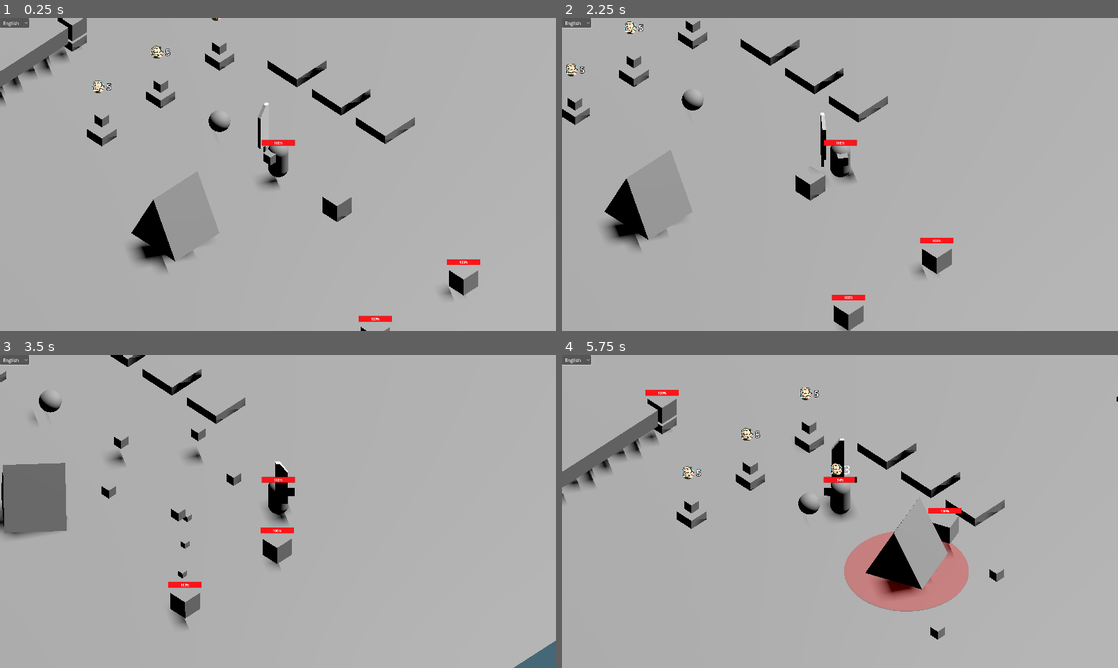
Above: before the commit, frames 1-4 (two rows, left to right).
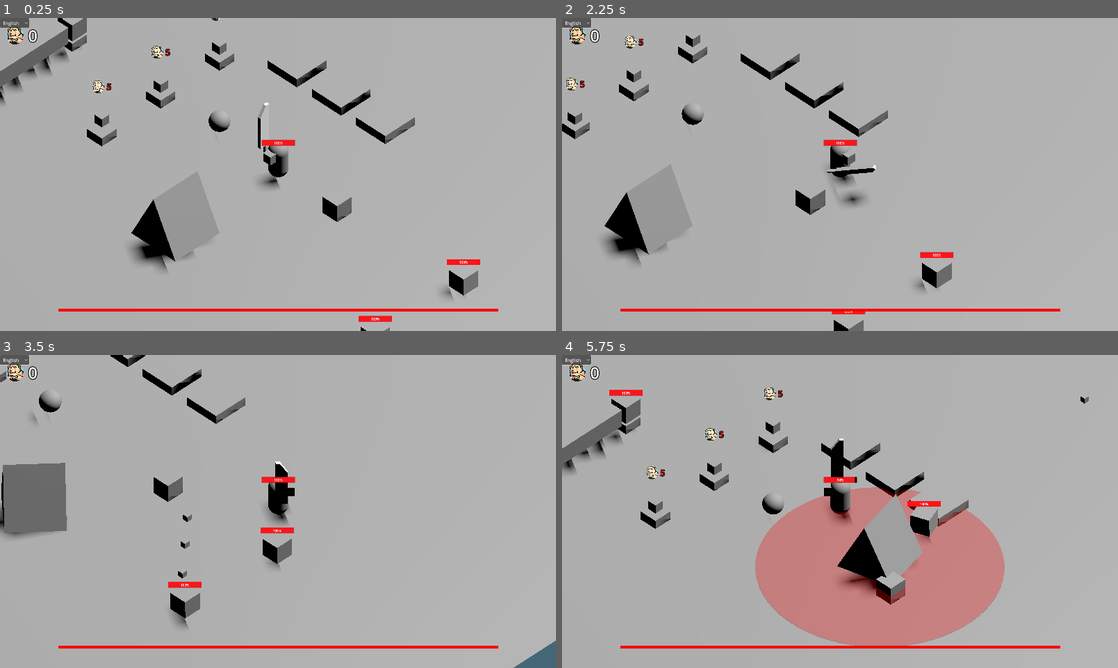
Above: after the commit, the same moments.

Repository: Scrawach/cybertale
Game: Godot game, scene res://root.tscn
The game is run twice, just before and just after one commit, with the same random seed, the same clock (stepped at 60 frames per second) and the same inputs.
Inputs (mouse positions are in pixels of both pictures, inside the frame that each line leads up to):
- Up to frame 1 (0.25 s): no input
- Up to frame 2 (2.25 s): click "English" at 0.5 s; move the mouse to (962, 158) at 1.27 s; hold D (move_right) 1.28-2.03 s; click (962, 158) at 1.35 s; tap L (alt_attack, bound only after the commit) at 1.55, 2.1 s; move the mouse to (728, 190) at 2.02 s; hold S (move_backward) from 2.03 s (still down)
- Up to frame 3 (3.5 s): click (166, 527) at 2.3 s; move the mouse to (333, 442) at 2.77 s; release S (move_backward) at 2.78 s; hold D (move_right) from 2.78 s (still down); click (333, 442) at 2.85 s; tap L (alt_attack, bound only after the commit) at 3.05 s
- Up to frame 4 (5.75 s): move the mouse to (812, 574) at 3.52 s; release D (move_right) at 3.53 s; hold W (move_forward) 3.53-4.28 s; tap Space (dash) at 3.6 s; click (812, 574) at 3.8 s; move the mouse to (1006, 558) at 4.27 s; hold E (interact) 4.28-5.03 s; hold A (move_left) from 4.28 s (still down); tap L (alt_attack, bound only after the commit) at 4.55, 5.1 s; move the mouse to (673, 464) at 5.02 s; click (673, 464) at 5.3 s

The runs differ from the first frame. In frame 1, 0.9% of the frame differs, in the area x 1-90%, y 2-94%; in frame 2, 7.2%; in frame 3, 1.7%; in frame 4, 22%, in the area x 0-100%, y 2-94%.

Commit message:
feature: polish for shop, make boss deadable, add alt attack with L button

Diff:
--- a/src/gameplay/enemies/boss/boss.tscn
+++ b/src/gameplay/enemies/boss/boss.tscn
@@ -8,6 +8,8 @@
 [ext_resource type="PackedScene" uid="uid://tvgmq41j3lhy" path="res://gameplay/enemies/boss/bombs/boss_bomb.tscn" id="6_gq7ic"]
 [ext_resource type="Script" uid="uid://davywyg5lnttl" path="res://gameplay/enemies/boss/stages/boss_waiting.gd" id="6_s2xka"]
 [ext_resource type="Script" uid="uid://d35kd0bck3s7d" path="res://gameplay/common/damage.gd" id="7_s2xka"]
+[ext_resource type="Script" uid="uid://ku7uo0oubavo" path="res://gameplay/enemies/boss/hud/boss_hud.gd" id="9_j0e7c"]
+[ext_resource type="Script" uid="uid://dkkhphqh8vkxx" path="res://gameplay/common/death.gd" id="10_2q0ix"]
 
 [sub_resource type="SphereShape3D" id="SphereShape3D_gd4vy"]
 radius = 2.5
@@ -22,13 +24,19 @@
 radius = 6.0
 
 [sub_resource type="SphereMesh" id="SphereMesh_gq7ic"]
-radius = 3.0
+radius = 6.0
 
 [sub_resource type="StandardMaterial3D" id="StandardMaterial3D_j0e7c"]
 transparency = 1
 diffuse_mode = 3
 specular_mode = 1
 albedo_color = Color(1, 0, 0, 0.278431)
+
+[sub_resource type="StyleBoxFlat" id="StyleBoxFlat_j0e7c"]
+bg_color = Color(0.0768358, 0.0768358, 0.0768358, 1)
+
+[sub_resource type="StyleBoxFlat" id="StyleBoxFlat_2q0ix"]
+bg_color = Color(0.964706, 0, 0, 1)
 
 [node name="Boss" type="CharacterBody3D"]
 script = ExtResource("1_sjs6l")
@@ -104,3 +112,34 @@
 visible = false
 mesh = SubResource("SphereMesh_gq7ic")
 surface_material_override/0 = SubResource("StandardMaterial3D_j0e7c")
+
+[node name="CanvasLayer" type="CanvasLayer" parent="."]
+
+[node name="MarginContainer" type="MarginContainer" parent="CanvasLayer" node_paths=PackedStringArray("health")]
+anchors_preset = 12
+anchor_top = 1.0
+anchor_right = 1.0
+anchor_bottom = 1.0
+offset_top = -77.0
+grow_horizontal = 2
+grow_vertical = 0
+theme_override_constants/margin_left = 200
+theme_override_constants/margin_right = 200
+theme_override_constants/margin_bottom = 50
+script = ExtResource("9_j0e7c")
+health = NodePath("../../Health")
+
+[node name="ProgressBar" type="ProgressBar" parent="CanvasLayer/MarginContainer"]
+custom_minimum_size = Vector2(0, 10)
+layout_mode = 2
+theme_override_styles/background = SubResource("StyleBoxFlat_j0e7c")
+theme_override_styles/fill = SubResource("StyleBoxFlat_2q0ix")
+max_value = 200.0
+value = 100.0
+show_percentage = false
+
+[node name="Death" type="Node" parent="." node_paths=PackedStringArray("health", "body")]
+script = ExtResource("10_2q0ix")
+health = NodePath("../Health")
+body = NodePath("..")
+metadata/_custom_type_script = "uid://dkkhphqh8vkxx"
--- /dev/null
+++ b/src/gameplay/enemies/boss/hud/boss_hud.gd
@@ -0,0 +1,14 @@
+class_name BossHud
+extends Node
+
+@export var health: Health
+
+@onready var health_bar: ProgressBar = $ProgressBar
+
+func _ready() -> void:
+	health.changed.connect(_on_health_changed)
+	_on_health_changed(health)
+
+func _on_health_changed(changed_health: Health) -> void:
+	health_bar.value = changed_health.value
+	health_bar.max_value = changed_health.max_value
--- a/src/gameplay/environment/world_space_tooltip.gd
+++ b/src/gameplay/environment/world_space_tooltip.gd
@@ -1,7 +1,11 @@
 class_name WorldSpaceTooltip
 extends Node3D
 
+@export var initial_text: String
 @onready var label: Label = %Label
+
+func _ready() -> void:
+	label.text = initial_text
 
 func setup(text: String) -> void:
 	label.text = text
--- a/src/gameplay/hero/hero.gd
+++ b/src/gameplay/hero/hero.gd
@@ -25,6 +25,9 @@
 	if Input.is_action_just_pressed("attack") and attack_cooldown.is_stopped():
 		_attack_process()
 
+	if Input.is_action_just_pressed("alt_attack") and attack_cooldown.is_stopped():
+		_alt_attack_process()
+
 	if is_attack_processing:
 		return
 
@@ -49,15 +52,17 @@
 	velocity = movement_input * movement_speed
 	move_and_slide()
 
-func _attack_process() -> void:
-	rotate_to_cursor()
-
+func _alt_attack_process() -> void:
 	weapon_animation.play("attack")
 	attack_cooldown.start()
 	is_attack_processing = true
 	await get_tree().create_timer(0.2).timeout
 	is_attack_processing = false
 	weapon_animation.play("idle")
+
+func _attack_process() -> void:
+	rotate_to_cursor()
+	_alt_attack_process()
 
 func rotate_to_cursor() -> void:
 	var view_point: Vector3 = camera.get_mouse_position_in_world_3d()
--- a/src/gameplay/hero/hero.tscn
+++ b/src/gameplay/hero/hero.tscn
@@ -7,6 +7,9 @@
 [ext_resource type="Script" uid="uid://ckv3rciqqcvnf" path="res://gameplay/hero/inventory.gd" id="5_lkv0r"]
 [ext_resource type="PackedScene" uid="uid://byeax7q50kuds" path="res://gameplay/hero/coint_pickup_ui.tscn" id="6_drp30"]
 [ext_resource type="PackedScene" uid="uid://dlm44l7nqss2b" path="res://gameplay/hero/blocking_sword.glb" id="7_ygv0y"]
+[ext_resource type="Texture2D" uid="uid://j4k0h7ijwbpb" path="res://icon.png" id="8_7k05w"]
+[ext_resource type="Script" uid="uid://clqb565wykfwe" path="res://gameplay/hero/hud/hero_hud.gd" id="8_60bh5"]
+[ext_resource type="Theme" uid="uid://coopdw151wixp" path="res://themes/base_theme.tres" id="9_60bh5"]
 
 [sub_resource type="CapsuleShape3D" id="CapsuleShape3D_pq8q7"]
 
@@ -264,4 +267,44 @@
 visible = false
 mesh = SubResource("SphereMesh_ftbyr")
 
+[node name="CanvasLayer" type="CanvasLayer" parent="."]
+
+[node name="Hero HUD" type="Control" parent="CanvasLayer" node_paths=PackedStringArray("inventory")]
+layout_mode = 3
+anchors_preset = 15
+anchor_right = 1.0
+anchor_bottom = 1.0
+grow_horizontal = 2
+grow_vertical = 2
+mouse_filter = 1
+script = ExtResource("8_60bh5")
+inventory = NodePath("../../Inventory")
+
+[node name="MarginContainer" type="MarginContainer" parent="CanvasLayer/Hero HUD"]
+layout_mode = 0
+offset_right = 40.0
+offset_bottom = 40.0
+theme_override_constants/margin_left = 20
+theme_override_constants/margin_top = 20
+theme_override_constants/margin_right = 20
+theme_override_constants/margin_bottom = 20
+
+[node name="HBoxContainer" type="HBoxContainer" parent="CanvasLayer/Hero HUD/MarginContainer"]
+layout_mode = 2
+theme_override_constants/separation = 15
+
+[node name="TextureRect" type="TextureRect" parent="CanvasLayer/Hero HUD/MarginContainer/HBoxContainer"]
+custom_minimum_size = Vector2(60, 60)
+layout_mode = 2
+texture = ExtResource("8_7k05w")
+expand_mode = 1
+stretch_mode = 5
+
+[node name="Label" type="Label" parent="CanvasLayer/Hero HUD/MarginContainer/HBoxContainer"]
+layout_mode = 2
+theme = ExtResource("9_60bh5")
+theme_override_constants/outline_size = 10
+theme_override_font_sizes/font_size = 56
+text = "100"
+
 [connection signal="area_entered" from="Hitbox" to="." method="_on_hitbox_area_entered"]
--- /dev/null
+++ b/src/gameplay/hero/hud/hero_hud.gd
@@ -0,0 +1,13 @@
+class_name HeroHUD
+extends Control
+
+@export var inventory: Inventory
+
+@onready var coins: Label = $MarginContainer/HBoxContainer/Label
+
+func _ready() -> void:
+	inventory.coins_changed.connect(_on_coins_changed)
+	_on_coins_changed(inventory.value)
+
+func _on_coins_changed(value: int) -> void:
+	coins.text = str(value)
--- /dev/null
+++ b/src/gameplay/shop/shop.gd
@@ -0,0 +1,19 @@
+class_name Shop
+extends Node3D
+
+@export var hero: Hero
+
+func _ready() -> void:
+	initialize(hero)
+
+func initialize(hero: Hero) -> void:
+	hero.inventory.coins_changed.connect(_on_coins_changed)
+	for child in get_children():
+		if child is ShopItemPlace:
+			child.initialize()
+			child.paint_price(hero.inventory.value)
+
+func _on_coins_changed(coins: int) -> void:
+	for child in get_children():
+		if child is ShopItemPlace:
+			child.paint_price(coins)
--- a/src/gameplay/shop/shop.tscn
+++ b/src/gameplay/shop/shop.tscn
@@ -1,8 +1,10 @@
-[gd_scene load_steps=2 format=3 uid="uid://b8w8vh6038ft0"]
+[gd_scene load_steps=3 format=3 uid="uid://b8w8vh6038ft0"]
 
 [ext_resource type="PackedScene" uid="uid://dxa4qw700f0gr" path="res://gameplay/shop/shop_item_place.tscn" id="1_4byi3"]
+[ext_resource type="Script" uid="uid://dv7l3q1w4kjre" path="res://gameplay/shop/shop.gd" id="1_ufn31"]
 
 [node name="Shop" type="Node3D"]
+script = ExtResource("1_ufn31")
 
 [node name="Shop Item Place" parent="." instance=ExtResource("1_4byi3")]
 transform = Transform3D(1, 0, 0, 0, 1, 0, 0, 0, 1, 0, 0, -4)
--- a/src/gameplay/shop/shop_item_place.gd
+++ b/src/gameplay/shop/shop_item_place.gd
@@ -3,26 +3,31 @@
 
 @export var item: ShopItemResource
 
+@export var not_enough_label_color: Color
+
 @onready var item_view: Node3D = $Item
 @onready var collision: CollisionShape3D = %CollisionShape3D
 @onready var tooltip: WorldSpaceTooltip = $Item/WorldSpaceTooltip
 @onready var price_tooltip: WorldSpaceTooltip = $"Item/Price Tooltip"
+@onready var price_label: Label = %Label
 @onready var buy_tooltip: WorldSpaceTooltip = $"Item/Buy Tooltip"
 
 var target: Hero
-
-func _ready() -> void:
-	initialize()
 
 func initialize() -> void:
 	var view: Node3D = item.view.instantiate()
 	item_view.add_child(view)
 	setup_tooltips()
 
+func paint_price(coins: int) -> void:
+	if item.price > coins:
+		price_label.self_modulate = not_enough_label_color
+	else:
+		price_label.self_modulate = Color.WHITE
+
 func setup_tooltips() -> void:
 	tooltip.setup(item.get_tooltip_text())
 	price_tooltip.setup(str(item.price))
-	buy_tooltip.setup(tr("BUY_INTERACT_KEY"))
 
 func _input(event: InputEvent) -> void:
 	if target != null and event.is_action_pressed("interact"):
--- a/src/gameplay/shop/shop_item_place.tscn
+++ b/src/gameplay/shop/shop_item_place.tscn
@@ -24,6 +24,7 @@
 [node name="Shop Item Place" type="Node3D"]
 script = ExtResource("1_7p1km")
 item = ExtResource("2_td7wb")
+not_enough_label_color = Color(0.625575, 1.43189e-06, 5.77569e-07, 1)
 
 [node name="MeshInstance3D" type="MeshInstance3D" parent="."]
 mesh = SubResource("BoxMesh_vyht1")
@@ -47,6 +48,7 @@
 [node name="Buy Tooltip" parent="Item" instance=ExtResource("4_xwcky")]
 transform = Transform3D(1, 0, 0, 0, 1, 0, 0, 0, 1, 0, 3, 0)
 visible = false
+initial_text = "BUY_INTERACT_KEY"
 
 [node name="Price Tooltip" type="Node3D" parent="Item"]
 transform = Transform3D(1, 0, 0, 0, 1, 0, 0, 0, 1, 0, 2, 0)
--- a/src/project.godot
+++ b/src/project.godot
@@ -68,6 +68,11 @@
 "events": [Object(InputEventMouseButton,"resource_local_to_scene":false,"resource_name":"","device":-1,"window_id":0,"a …(253 unchanged characters)…
 ]
 }
+alt_attack={
+"deadzone": 0.2,
+"events": [Object(InputEventKey,"resource_local_to_scene":false,"resource_name":"","device":-1,"window_id":0,"alt_pressed":false,"shift_pressed":false,"ctrl_pressed":false,"meta_pressed":false,"pressed":false,"keycode":0,"physical_keycode":76,"key_label":0,"unicode":108,"location":0,"echo":false,"script":null)
+]
+}
 
 [internationalization]
 
--- a/src/root.tscn
+++ b/src/root.tscn
@@ -100,8 +100,9 @@
 [node name="Floating Sphere" parent="World3D/Room" instance=ExtResource("9_tw3kd")]
 transform = Transform3D(1, 0, 0, 0, 1, 0, 0, 0, 1, -4, 0, 0)
 
-[node name="Shop" parent="World3D" instance=ExtResource("6_l8v81")]
+[node name="Shop" parent="World3D" node_paths=PackedStringArray("hero") instance=ExtResource("6_l8v81")]
 transform = Transform3D(1, 0, 0, 0, 1, 0, 0, 0, 1, -8, 0, 0)
+hero = NodePath("../Hero")
 
 [node name="CanvasLayer" type="CanvasLayer" parent="."]
 
Not shown: 1 places in src/gameplay/enemies/boss/boss.tscn that only renumber resources
Not shown, added: src/gameplay/enemies/boss/hud/boss_hud.gd.uid
Not shown: 1 places in src/gameplay/hero/hero.tscn that only renumber resources
Not shown, added: src/gameplay/hero/hud/hero_hud.gd.uid
Not shown, added: src/gameplay/shop/shop.gd.uid
